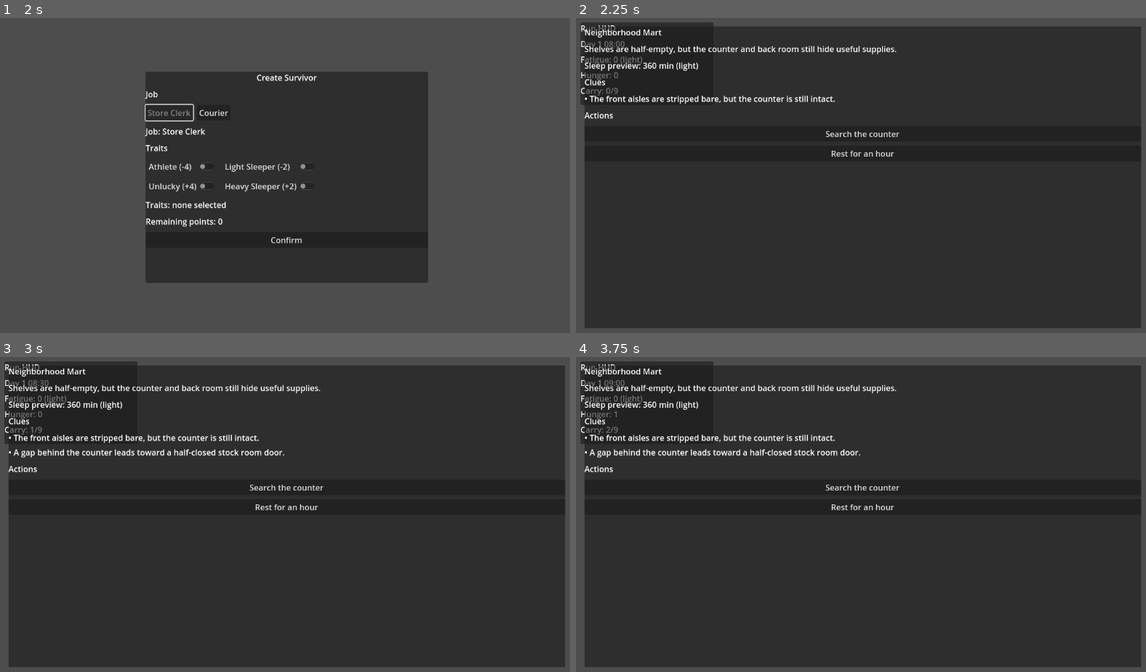
Above: before the commit, frames 1-4 (two rows, left to right).
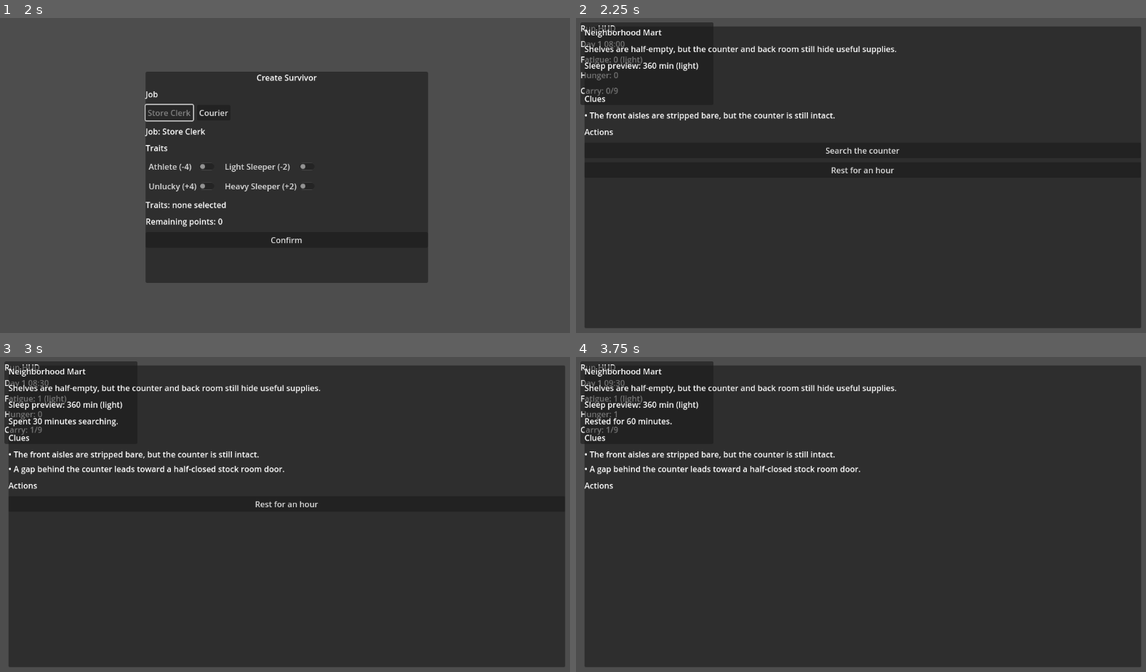
Above: after the commit, the same moments.

Repository: Pupre/apocalypse
Game: Godot game, scene res://scenes/bootstrap/main.tscn
The game is run twice, just before and just after one commit, with the same random seed, the same clock (stepped at 60 frames per second) and the same inputs.
Inputs:
- Up to frame 1 (2 s): click "Start" at 0.5 s; click "Store Clerk" at 1.25 s
- Up to frame 2 (2.25 s): click "Confirm" at 2 s
- Up to frame 3 (3 s): click "Search the counter" at 2.75 s
- Up to frame 4 (3.75 s): click "Search the counter" (after the commit: "Rest for an hour") at 3.5 s

Frame 1 is identical in both runs. In frame 2, 1.4% of the frame differs, in the area x 1-57%, y 19-50%; in frame 3, 2.3%, in the area x 1-57%, y 12-49%; in frame 4, 2.2%.

Commit message:
fix: tighten indoor action semantics

Diff:
--- a/game/data/events/indoor/mart_01.json
+++ b/game/data/events/indoor/mart_01.json
@@ -18,7 +18,7 @@
     {
       "id": "search_counter",
       "label": "Search the counter",
-      "sleep_minutes": 30,
+      "minute_cost": 30,
       "reveal_clue_ids": [
         "stock_room"
       ],
--- a/game/scenes/indoor/indoor_mode.tscn
+++ b/game/scenes/indoor/indoor_mode.tscn
@@ -34,6 +34,10 @@
 [node name="SleepPreviewLabel" type="Label" parent="Panel/VBox"]
 text = "Sleep preview: unavailable"
 
+[node name="ResultLabel" type="Label" parent="Panel/VBox"]
+text = ""
+autowrap_mode = 3
+
 [node name="ClueHeadingLabel" type="Label" parent="Panel/VBox"]
 text = "Clues"
 
--- a/game/scripts/indoor/indoor_action_resolver.gd
+++ b/game/scripts/indoor/indoor_action_resolver.gd
@@ -40,12 +40,16 @@
 	return visible_clues
 
 
-func get_actions(event_data: Dictionary) -> Array[Dictionary]:
+func get_actions(event_data: Dictionary, event_state: Dictionary = {}) -> Array[Dictionary]:
 	var actions: Array[Dictionary] = []
+	var spent_action_ids := _string_id_array(event_state.get("spent_action_ids", []))
 
 	for action_variant in event_data.get("actions", []):
 		if typeof(action_variant) == TYPE_DICTIONARY:
-			actions.append(action_variant)
+			var action := action_variant as Dictionary
+			var action_id := String(action.get("id", ""))
+			if not spent_action_ids.has(action_id):
+				actions.append(action)
 
 	return actions
 
@@ -58,19 +62,47 @@
 
 
 func apply_action(run_state, event_data: Dictionary, event_state: Dictionary, action_id: String) -> bool:
+	if _is_action_spent(event_state, action_id):
+		return false
+
 	var action := _get_action(event_data, action_id)
 	if action.is_empty():
 		return false
 
 	if run_state != null:
-		var sleep_minutes := int(action.get("sleep_minutes", 0))
-		if sleep_minutes > 0 and run_state.has_method("advance_sleep_time"):
-			run_state.advance_sleep_time(sleep_minutes)
+		var minute_cost := int(action.get("minute_cost", 0))
+		if minute_cost > 0 and run_state.has_method("advance_minutes"):
+			run_state.advance_minutes(minute_cost)
+		else:
+			var sleep_minutes := int(action.get("sleep_minutes", 0))
+			if sleep_minutes > 0 and run_state.has_method("advance_sleep_time"):
+				run_state.advance_sleep_time(sleep_minutes)
 
+		var loot_messages: Array[String] = []
 		for loot_variant in action.get("loot", []):
-			if typeof(loot_variant) == TYPE_DICTIONARY and run_state != null:
-				run_state.inventory.add_item(loot_variant)
+			if typeof(loot_variant) != TYPE_DICTIONARY or run_state == null:
+				continue
 
+			var loot := loot_variant as Dictionary
+			if not run_state.inventory.add_item(loot):
+				loot_messages.append("Left %s behind because inventory is full." % _loot_label(loot))
+
+		if not loot_messages.is_empty():
+			var feedback_message := ""
+			for message in loot_messages:
+				if not feedback_message.is_empty():
+					feedback_message += " "
+				feedback_message += message
+			event_state["last_feedback_message"] = feedback_message
+		elif minute_cost > 0:
+			event_state["last_feedback_message"] = "Spent %d minutes searching." % minute_cost
+		elif int(action.get("sleep_minutes", 0)) > 0:
+			event_state["last_feedback_message"] = "Rested for %d minutes." % int(action.get("sleep_minutes", 0))
+
+	var spent_action_ids := _string_id_array(event_state.get("spent_action_ids", []))
+	if not spent_action_ids.has(action_id):
+		spent_action_ids.append(action_id)
+	event_state["spent_action_ids"] = spent_action_ids
 	var revealed_clue_ids := _string_id_array(event_state.get("revealed_clue_ids", []))
 	for clue_id_variant in action.get("reveal_clue_ids", []):
 		var clue_id := String(clue_id_variant)
@@ -98,3 +130,16 @@
 	for value in values:
 		result.append(String(value))
 	return result
+
+
+func _loot_label(loot: Dictionary) -> String:
+	var name := String(loot.get("name", ""))
+	if not name.is_empty():
+		return name
+
+	return String(loot.get("id", "item"))
+
+
+func _is_action_spent(event_state: Dictionary, action_id: String) -> bool:
+	var spent_action_ids := _string_id_array(event_state.get("spent_action_ids", []))
+	return spent_action_ids.has(action_id)
--- a/game/scripts/indoor/indoor_director.gd
+++ b/game/scripts/indoor/indoor_director.gd
@@ -41,11 +41,15 @@
 
 
 func get_actions() -> Array[Dictionary]:
-	return _resolver.get_actions(_event_data)
+	return _resolver.get_actions(_event_data, _event_state)
 
 
 func get_sleep_preview() -> Dictionary:
 	return _resolver.get_sleep_preview(_run_state)
+
+
+func get_feedback_message() -> String:
+	return String(_event_state.get("last_feedback_message", ""))
 
 
 func apply_action(action_id: String) -> bool:
--- a/game/scripts/indoor/indoor_mode.gd
+++ b/game/scripts/indoor/indoor_mode.gd
@@ -6,6 +6,7 @@
 var _title_label: Label = null
 var _summary_label: Label = null
 var _sleep_preview_label: Label = null
+var _result_label: Label = null
 var _clue_list: VBoxContainer = null
 var _action_buttons: VBoxContainer = null
 var _director_connected := false
@@ -49,6 +50,9 @@
 
 	if _sleep_preview_label != null and _director.has_method("get_sleep_preview"):
 		_sleep_preview_label.text = _sleep_preview_text(_director.get_sleep_preview())
+
+	if _result_label != null and _director.has_method("get_feedback_message"):
+		_result_label.text = String(_director.get_feedback_message())
 
 	_refresh_clue_list()
 	_refresh_action_buttons()
@@ -105,6 +109,7 @@
 	_title_label = get_node_or_null("Panel/VBox/TitleLabel") as Label
 	_summary_label = get_node_or_null("Panel/VBox/SummaryLabel") as Label
 	_sleep_preview_label = get_node_or_null("Panel/VBox/SleepPreviewLabel") as Label
+	_result_label = get_node_or_null("Panel/VBox/ResultLabel") as Label
 	_clue_list = get_node_or_null("Panel/VBox/ClueList") as VBoxContainer
 	_action_buttons = get_node_or_null("Panel/VBox/ActionButtons") as VBoxContainer
 
--- a/game/tests/unit/test_indoor_actions.gd
+++ b/game/tests/unit/test_indoor_actions.gd
@@ -3,6 +3,8 @@
 const RUN_STATE_SCRIPT_PATH := "res://scripts/run/run_state.gd"
 const INDOOR_ACTION_RESOLVER_SCRIPT_PATH := "res://scripts/indoor/indoor_action_resolver.gd"
 const INDOOR_EVENT_PATH := "res://data/events/indoor/mart_01.json"
+const ACTIVE_SEARCH_MINUTES := 30
+const EXPECTED_SEARCH_FATIGUE_GAIN := 0.75
 
 var _test_jobs: Dictionary = {
 	"courier": {
@@ -57,12 +59,65 @@
 	var visible_clues: Array = resolver.get_visible_clues(event_data, event_state)
 	assert_eq(visible_clues.size(), 1, "Mart clues should start with one visible clue.")
 
+	var actions: Array = resolver.get_actions(event_data, event_state)
+	assert_eq(actions.size(), 2, "Mart indoor actions should start with the active search and rest actions.")
+
+	var before_clock_minute_of_day: int = run_state.clock.minute_of_day
+	var before_fatigue: float = run_state.fatigue
 	var action_applied: bool = resolver.apply_action(run_state, event_data, event_state, "search_counter")
 	assert_true(action_applied, "Indoor action resolver should apply the search_counter action.")
+	assert_eq(
+		run_state.clock.minute_of_day,
+		before_clock_minute_of_day + ACTIVE_SEARCH_MINUTES,
+		"Searching the counter should spend active minutes."
+	)
+	assert_true(run_state.fatigue > before_fatigue, "Searching the counter should add fatigue through active time.")
+	assert_eq(
+		int(roundf(run_state.fatigue * 100.0)),
+		int(roundf((before_fatigue + EXPECTED_SEARCH_FATIGUE_GAIN) * 100.0)),
+		"Active search time should use the run state's active-time fatigue model."
+	)
 
 	visible_clues = resolver.get_visible_clues(event_data, event_state)
 	assert_eq(visible_clues.size(), 2, "Searching the counter should reveal the hidden clue.")
 	assert_eq(run_state.inventory.total_bulk(), 1, "Searching the counter should add one loot item.")
+
+	actions = resolver.get_actions(event_data, event_state)
+	assert_eq(actions.size(), 1, "Search actions should be spent after use.")
+	assert_eq(String(actions[0].get("id", "")), "rest", "Only the rest action should remain after searching the counter.")
+
+	assert_true(
+		not resolver.apply_action(run_state, event_data, event_state, "search_counter"),
+		"Spent indoor actions should not be reusable."
+	)
+
+	var full_run_state = run_state_script.from_survivor_config({
+		"job_id": "courier",
+		"trait_ids": PackedStringArray(["athlete"]),
+		"remaining_points": 0,
+	}, self)
+	if not assert_true(full_run_state != null, "RunState should build for loot overflow tests."):
+		return
+
+	for index in range(full_run_state.inventory.carry_limit):
+		assert_true(full_run_state.inventory.add_item({"id": "filler_%d" % index, "bulk": 1}), "Inventory filler should fit before testing overflow feedback.")
+
+	var overflow_event_state := {
+		"revealed_clue_ids": PackedStringArray(),
+	}
+	assert_true(
+		resolver.apply_action(full_run_state, event_data, overflow_event_state, "search_counter"),
+		"Overflow tests should still resolve the action."
+	)
+	assert_eq(
+		full_run_state.inventory.total_bulk(),
+		full_run_state.inventory.carry_limit,
+		"Loot should stay out of the inventory when it cannot fit."
+	)
+	assert_true(
+		String(overflow_event_state.get("last_feedback_message", "")).find("Canned Beans") != -1,
+		"Overflowing loot should leave feedback that names the blocked item."
+	)
 
 	pass_test("INDOOR_ACTIONS_OK")
 
--- a/game/tests/unit/test_survivor_creator.gd
+++ b/game/tests/unit/test_survivor_creator.gd
@@ -84,6 +84,29 @@
 	assert_eq(_confirmed_job_id, "courier", "Confirmed job should match the selected job.")
 	assert_eq(_confirmed_trait_ids, ["athlete", "unlucky"], "Confirmed trait order should match the selection order.")
 
+	var run_shell = bootstrap.get_node_or_null("RunShell")
+	if not assert_true(run_shell != null, "Bootstrap should swap to the run shell after survivor confirmation."):
+		bootstrap.free()
+		return
+
+	if not assert_true(bootstrap.get_node_or_null("SurvivorCreator") == null, "Survivor creator should be replaced by the run shell."):
+		bootstrap.free()
+		return
+
+	var hud = run_shell.get_node_or_null("HUD")
+	var mode_host = run_shell.get_node_or_null("ModeHost")
+	var indoor_mode = run_shell.get_node_or_null("ModeHost/IndoorMode")
+
+	if not assert_true(hud != null, "Run shell should include a HUD."):
+		bootstrap.free()
+		return
+	if not assert_true(mode_host != null, "Run shell should include a mode host."):
+		bootstrap.free()
+		return
+	if not assert_true(indoor_mode != null, "Run shell should launch the first indoor mode."):
+		bootstrap.free()
+		return
+
 	bootstrap.free()
 	bootstrap = null
 	bootstrap_scene = null
